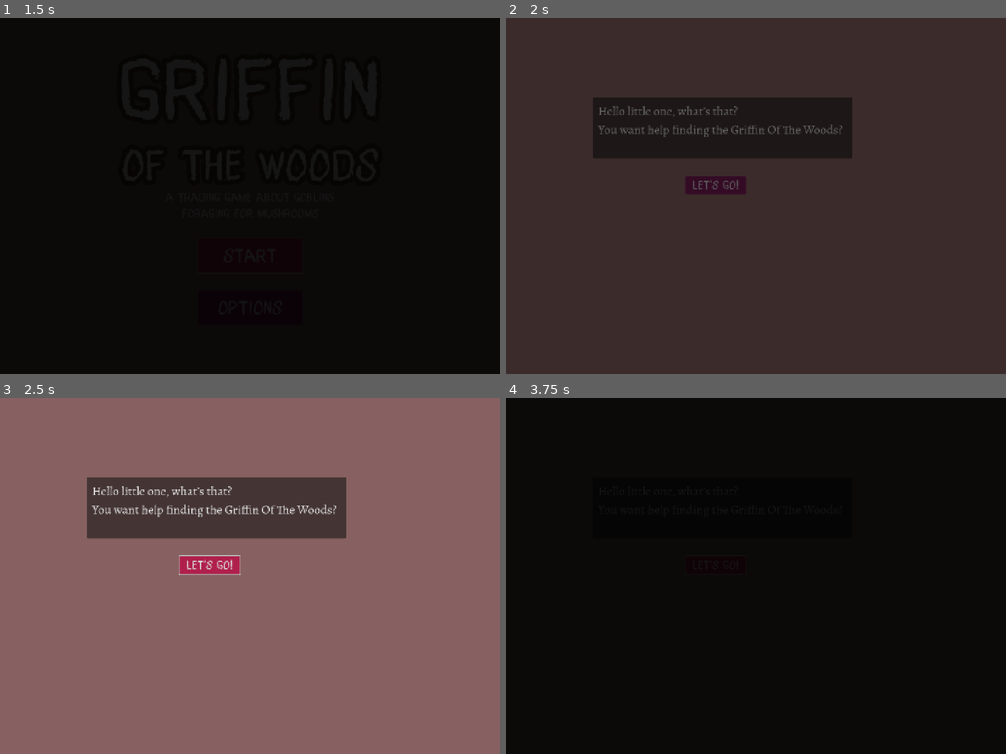
Above: before the commit, frames 1-4 (two rows, left to right).
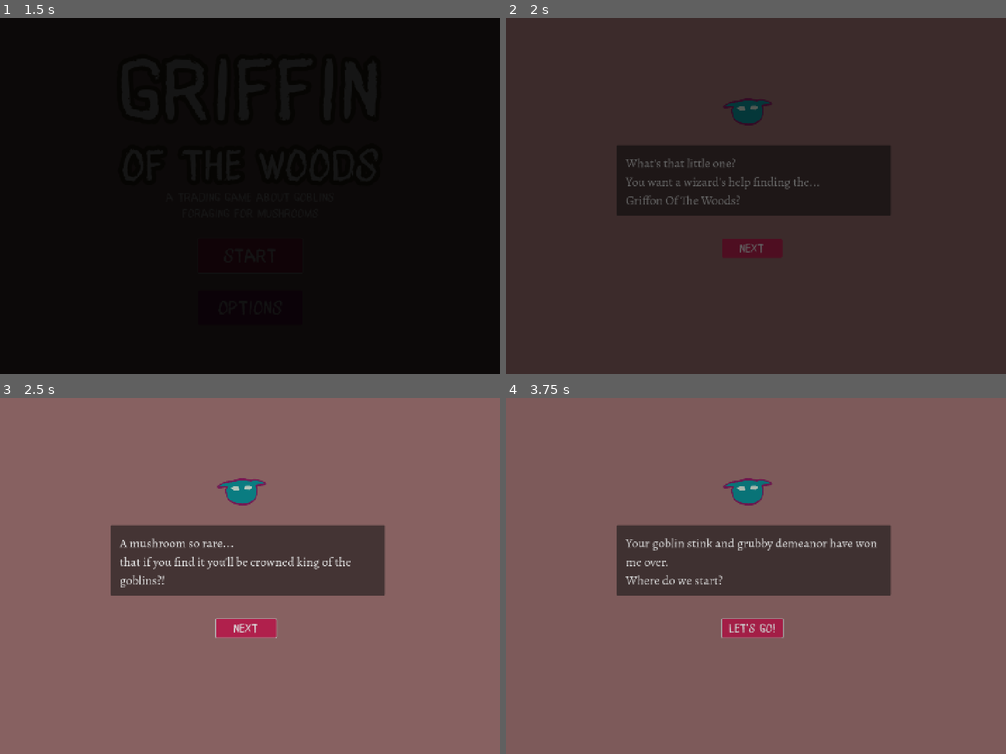
Above: after the commit, the same moments.

Repository: hawkstein/gdwj81-expedition
Game: Godot game, scene res://ui-scenes/start.tscn
Same seed, same stepped clock (60 frames per second), same inputs: the game is played once before the commit and once after it.
Inputs:
- Up to frame 1 (1.5 s): click "Start" at 0.5 s; click "Start" at 1.25 s
- Up to frame 2 (2 s): no input
- Up to frame 3 (2.5 s): click "Let's go!" (after the commit: "Next") at 2 s
- Up to frame 4 (3.75 s): click "Let's go!" (after the commit: "Next") at 2.75 s; click "Let's go!" at 3.5 s

Frame 1 is identical in both runs. In frame 2, 15% of the frame differs, in the area x 17-77%, y 22-68%; in frame 3, 17%; in frame 4, 100%, in the area x 0-100%, y 0-100%.

Commit message:
add extra messages to the intro

Diff:
--- a/ui-scenes/intro.gd
+++ b/ui-scenes/intro.gd
@@ -1,4 +1,19 @@
 extends Control
+@onready var message_label: Label = $Message/MessageLabel
+@onready var lets_go_button: Button = $LetsGoButton
+
+var step := 1
+const second_message := "A mushroom so rare...\nthat if you find it you'll be crowned king of the goblins?!"
+const third_message := "Your goblin stink and grubby demeanor have won me over.\nWhere do we start?"
 
 func _on_lets_go_button_pressed() -> void:
-	SceneManager.change_scene("map", SceneManager.create_options(), SceneManager.create_options(),SceneManager.create_general_options())
+	match step:
+		1:
+			message_label.text = second_message
+			step += 1
+		2:
+			message_label.text = third_message
+			lets_go_button.text = "Let's go!"
+			step += 1
+		3:
+			SceneManager.change_scene("map", SceneManager.create_options(), SceneManager.create_options(),SceneManager.create_general_options())
--- a/ui-scenes/intro.tscn
+++ b/ui-scenes/intro.tscn
@@ -1,8 +1,9 @@
-[gd_scene load_steps=4 format=3 uid="uid://b7m0hb81nfef1"]
+[gd_scene load_steps=5 format=3 uid="uid://b7m0hb81nfef1"]
 
 [ext_resource type="Script" uid="uid://dfog0v7h5rluw" path="res://ui-scenes/intro.gd" id="1_4tuf5"]
 [ext_resource type="Theme" uid="uid://c6hyu8hna1sh7" path="res://ui-scenes/default.tres" id="1_aelmc"]
 [ext_resource type="FontFile" uid="uid://dmmb45mnthq73" path="res://ui-scenes/Alegreya-VariableFont_wght.ttf" id="2_4tuf5"]
+[ext_resource type="Texture2D" uid="uid://dg5h87tscfiki" path="res://goblin_band/Goblin.png" id="2_ing7n"]
 
 [node name="Intro" type="Control"]
 layout_mode = 3
@@ -24,36 +25,51 @@
 grow_vertical = 2
 color = Color(0.588235, 0.423529, 0.423529, 1)
 
+[node name="Sprite2D" type="Sprite2D" parent="."]
+position = Vector2(695, 270)
+texture = ExtResource("2_ing7n")
+
 [node name="Message" type="Control" parent="."]
-anchors_preset = 0
-offset_left = 250.0
-offset_top = 226.0
-offset_right = 290.0
-offset_bottom = 266.0
+layout_mode = 1
+anchors_preset = 8
+anchor_left = 0.5
+anchor_top = 0.5
+anchor_right = 0.5
+anchor_bottom = 0.5
+offset_left = -386.0
+offset_top = -137.0
+offset_right = -346.0
+offset_bottom = -97.0
+grow_horizontal = 2
+grow_vertical = 2
 
-[node name="Panel" type="Panel" parent="Message"]
+[node name="BackgroundPanel" type="Panel" parent="Message"]
 layout_mode = 0
-offset_right = 746.0
-offset_bottom = 177.0
+offset_left = -16.0
+offset_top = -10.0
+offset_right = 774.0
+offset_bottom = 192.0
 
-[node name="Label" type="Label" parent="Message"]
+[node name="MessageLabel" type="Label" parent="Message"]
 layout_mode = 0
-offset_left = 14.0
-offset_top = 15.0
-offset_right = 718.0
-offset_bottom = 118.0
+offset_left = 10.0
+offset_top = 16.0
+offset_right = 749.0
+offset_bottom = 172.0
 theme = ExtResource("1_aelmc")
 theme_override_fonts/font = ExtResource("2_4tuf5")
-text = "Hello little one, what’s that?
-You want help finding the Griffin Of The Woods?"
+text = "What's that little one?
+You want a wizard's help finding the...
+Griffon Of The Woods?"
+autowrap_mode = 2
 
 [node name="LetsGoButton" type="Button" parent="."]
 layout_mode = 0
-offset_left = 516.0
-offset_top = 453.0
-offset_right = 690.0
-offset_bottom = 505.0
+offset_left = 621.0
+offset_top = 635.0
+offset_right = 795.0
+offset_bottom = 687.0
 theme = ExtResource("1_aelmc")
-text = "Let's go!"
+text = "Next"
 
 [connection signal="pressed" from="LetsGoButton" to="." method="_on_lets_go_button_pressed"]
